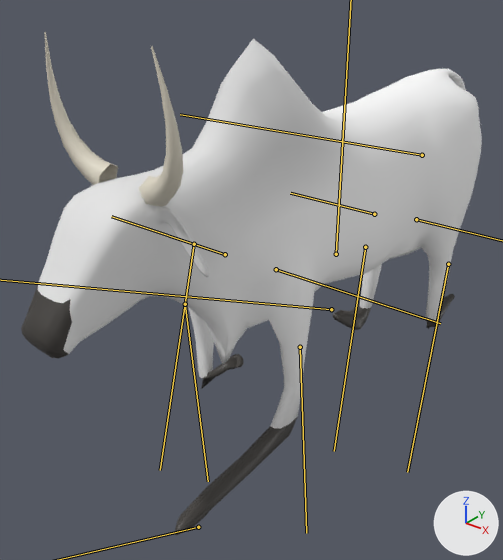
Before and after pictures for a commit that changed the glTF model assets/models/animaux/zebu.glb.
Both versions are drawn from a 50 mm lens placed at (1.35, -2.21, 1.63), pointed at (-0.13, -0.35, 0.48). The axes (+X, +Y, +Z) are drawn at lower right. The lights are the same throughout. The first picture is the older version. Both versions are drawn at frame 17 of the action 'Zebu_course_loop'; the numbers are the values there. The bones that change are drawn over the model as lines.

Objects in the first picture: 'Cow'.
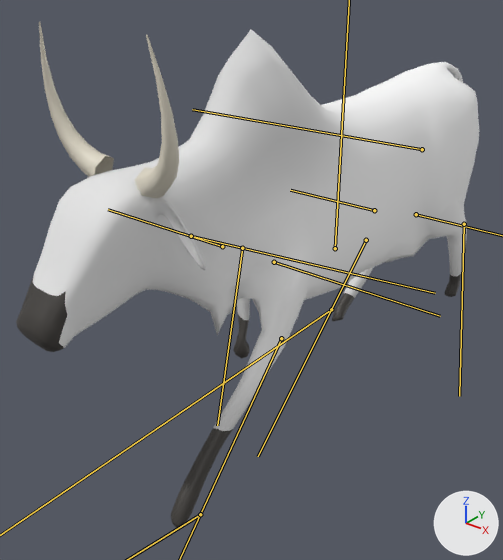
Location of each change, [x1, y1, x2, y2] in pixels of the pictures (503 x 560 px):
'Cow', posed: before [21, 32, 482, 535]; after [16, 22, 479, 529]
bone 'Back', root to tip: before (422, 155) to (180, 114); after (422, 149) to (192, 109)
bone 'BackLowLeg.L', root to tip: before (448, 264) to (407, 472); after (464, 224) to (459, 396)
bone 'BackLeg.R', root to tip: before (374, 214) to (290, 193); after (374, 210) to (290, 190)
bone 'BackLowLeg.R', root to tip: before (365, 247) to (334, 451); after (366, 240) to (258, 456)
bone 'FrontLeg.L', root to tip: before (276, 269) to (440, 323); after (274, 262) to (440, 316)
bone 'FrontLeg.R', root to tip: before (225, 254) to (111, 216); after (222, 246) to (108, 209)
bone 'FrontUpLeg.R', root to tip: before (194, 244) to (160, 470); after (191, 236) to (435, 293)
bone 'FrontLowLeg.R', root to tip: before (185, 304) to (208, 481); after (242, 248) to (217, 425)

What the commit changed:
Bone 'BackFoot.R' (bone_backfoot_r) turns from (-25, 0, 0) to (0, 0, 0) degrees about its own x, y and z.
Bone 'Body' (bone_body) moves from (0.0, -0.34, -0.11) to (0.0, -0.23, -0.07).
Bone 'Back' (bone_back) turns from (1, -1, 7) to (1, 0, 4) degrees about its own x, y and z.
Bone 'BackLeg.L' (bone_backleg_l) turns from (0, 0, 0) to (0, 37, 0) degrees about its own x, y and z.
Bone 'BackLowLeg.L' (bone_backlowleg_l) turns from (0, 0, 0) to (-15, 0, 0) degrees about its own x, y and z.
Bone 'BackLeg.R' (bone_backleg_r) moves from (-0.26, 0.0, 0.39) to (-0.31, 0.0, 0.35).
Bone 'BackLeg.R' (bone_backleg_r) turns from (0, 0, 0) to (0, -4, 0) degrees about its own x, y and z.
Bone 'BackLowLeg.R' (bone_backlowleg_r) turns from (0, 0, 0) to (-43, 0, 0) degrees about its own x, y and z.
Bone 'FrontLeg.L' (bone_frontleg_l) moves from (0.25, 0.0, -0.11) to (0.27, 0.0, -0.12).
Bone 'FrontLeg.L' (bone_frontleg_l) turns from (0, 0, 0) to (0, -27, 0) degrees about its own x, y and z.
Bone 'FrontLowLeg.L' (bone_frontlowleg_l) turns from (0, 0, 0) to (-21, 0, 0) degrees about its own x, y and z.
Bone 'FrontLeg.R' (bone_frontleg_r) moves from (0.3, 0.21, 0.25) to (0.34, 0.21, 0.25).
Bone 'FrontLeg.R' (bone_frontleg_r) turns from (0, 0, 0) to (0, 67, 0) degrees about its own x, y and z.
Bone 'FrontUpLeg.R' (bone_frontupleg_r) turns from (0, 0, 0) to (0, 0, -93) degrees about its own x, y and z.
Bone 'FrontLowLeg.R' (bone_frontlowleg_r) turns from (0, 0, 0) to (84, 0, 0) degrees about its own x, y and z.
Bone 'FrontFoot.L' (bone_frontfoot_l) moves from (0.09, 2.36, -0.02) to (0.0, 2.22, -0.05).
Bone 'FrontFoot.L' (bone_frontfoot_l) turns from (-30, 0, 0) to (-12, 0, 0) degrees about its own x, y and z.
